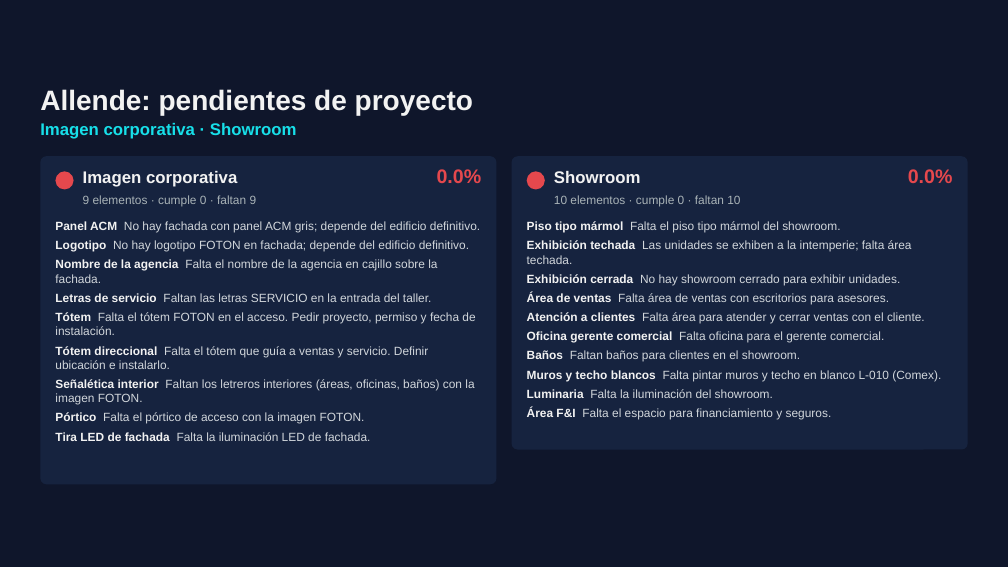
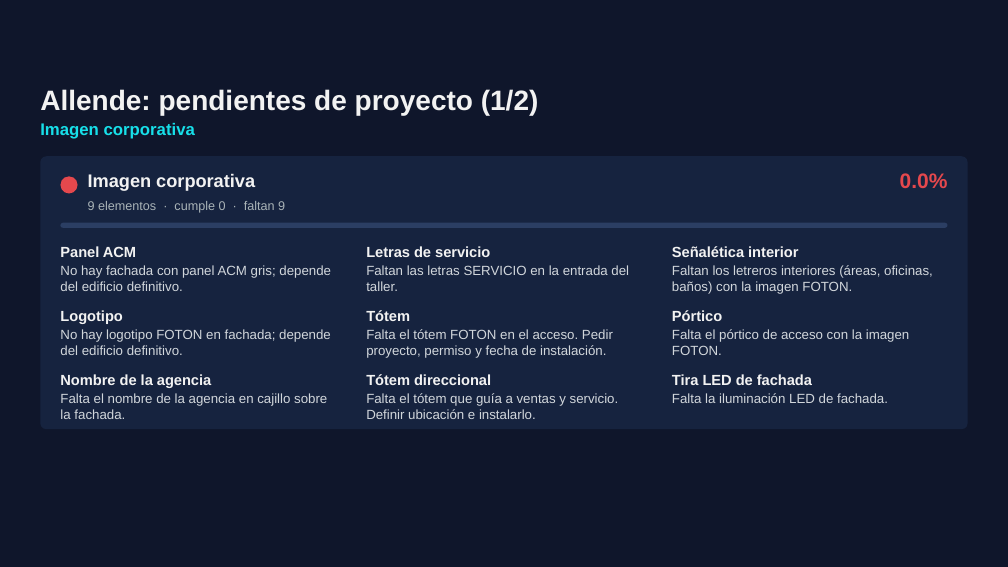
Before and after one commit to ReneDiz/Estatus-Distribuidores, a slide deck: slide 20 of presentacion/Grupo_Velcen_Estatus_nov2026.pptx (slide 19 before the commit). Drawn at 1008x567 pixels with LibreOffice and Linux fonts; fonts in the diff are those of the drawing; background and template pictures are left out. Boxes give left, top, right and bottom in pixels: in the first picture for what was removed or moved away, otherwise in the second. Text is boxed around its words. In the diff, an @@ line names an element or a change of style, - is before the commit and + after.

```diff
--- a/presentacion/Grupo_Velcen_Estatus_nov2026.pptx
+++ b/presentacion/Grupo_Velcen_Estatus_nov2026.pptx
@@ text at (40,89,539,115): text changed @@
-Allende: pendientes de proyecto
+Allende: pendientes de proyecto (1/2)
@@ text at (40,123,195,139): text changed @@
-Imagen corporativa · Showroom
+Imagen corporativa
@@ rounded rectangle: place and size @@
-rounded rectangle at (512,156,968,450)
+rounded rectangle at (40,156,968,429)
@@ rounded rectangle at (40,156,968,429): proportions changed @@
@@ rounded rectangle removed at (40,156,496,484) @@
@@ ellipse: place and size @@
-ellipse at (55,171,74,190)
+ellipse at (60,176,78,194)
@@ text "Imagen corporativa" at (88,173,255,191): size 12 to 13 pt @@
@@ text removed at (437,169,482,183) @@
-0.0%
@@ ellipse removed at (526,171,544,190) @@
@@ text removed at (554,171,641,183) @@
-Showroom
@@ text "0.0%": place and size @@
-text "0.0%" at (908,169,953,183)
+text "0.0%" at (900,173,948,188)
@@ text "0.0%" at (900,173,948,188): size 14 to 15 pt @@
@@ text "9 elementos · cumple 0 ..." at (88,201,285,213): size 8.5 to 9 pt @@
@@ text removed at (554,195,740,207) @@
-10 elementos · cumple 0 · faltan 10
@@ rounded rectangle added at (60,223,948,228), fill #2B3E63 @@
@@ text removed at (527,221,941,420) @@
-Piso tipo mármol Falta el piso tipo mármol del showroom.
-Exhibición techada Las unidades se exhiben a la intemperie; falta área techada.
-Exhibición cerrada No hay showroom cerrado para exhibir unidades.
-Área de ventas Falta área de ventas con escritorios para asesores.
-Atención a clientes Falta área para atender y cerrar ventas con el cliente.
-Oficina gerente comercial Falta oficina para el gerente comercial.
-Baños Faltan baños para clientes en el showroom.
-Muros y techo blancos Falta pintar muros y techo en blanco L-010 (Comex).
-Luminaria Falta la iluminación del showroom.
-Área F&I Falta el espacio para financiamiento y seguros.
@@ text at (60,246,331,419): text changed; size 8.5 to 9.5 pt @@
-Panel ACM No hay fachada con panel ACM gris; depende del edificio definitivo.
-Logotipo No hay logotipo FOTON en fachada; depende del edificio definitivo.
-Nombre de la agencia Falta el nombre de la agencia en cajillo sobre la fachada.
-Letras de servicio Faltan las letras SERVICIO en la entrada del taller.
-Tótem Falta el tótem FOTON en el acceso. Pedir proyecto, permiso y fecha de instalación.
-Tótem direccional Falta el tótem que guía a ventas y servicio. Definir ubicación e instalarlo.
-Señalética interior Faltan los letreros interiores (áreas, oficinas, baños) con la imagen FOTON.
-Pórtico Falta el pórtico de acceso con la imagen FOTON.
-Tira LED de fachada Falta la iluminación LED de fachada.
+Panel ACM
+No hay fachada con panel ACM gris; depende del edificio definitivo.
+Logotipo
+No hay logotipo FOTON en fachada; depende del edificio definitivo.
+Nombre de la agencia
+Falta el nombre de la agencia en cajillo sobre la fachada.
@@ text added at (366,246,629,419), 9.5 pt, text #D1D6DB @@
+Letras de servicio
+Faltan las letras SERVICIO en la entrada del taller.
+Tótem
+Falta el tótem FOTON en el acceso. Pedir proyecto, permiso y fecha de instalación.
+Tótem direccional
+Falta el tótem que guía a ventas y servicio. Definir ubicación e instalarlo.
@@ text added at (672,246,933,403), 9.5 pt, text #D1D6DB @@
+Señalética interior
+Faltan los letreros interiores (áreas, oficinas, baños) con la imagen FOTON.
+Pórtico
+Falta el pórtico de acceso con la imagen FOTON.
+Tira LED de fachada
+Falta la iluminación LED de fachada.
```
Also in this commit, not shown: 8 other slides changed, 7 slides added, 4 slides removed, 3 other files.
